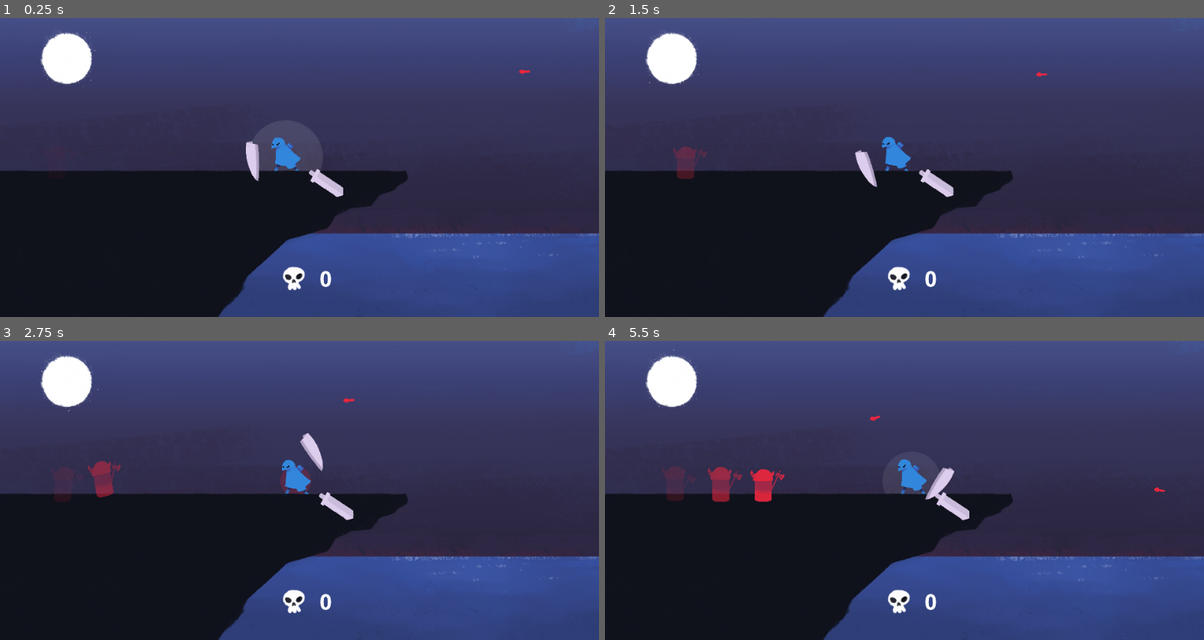
Above: before the commit, frames 1-4 (two rows, left to right).
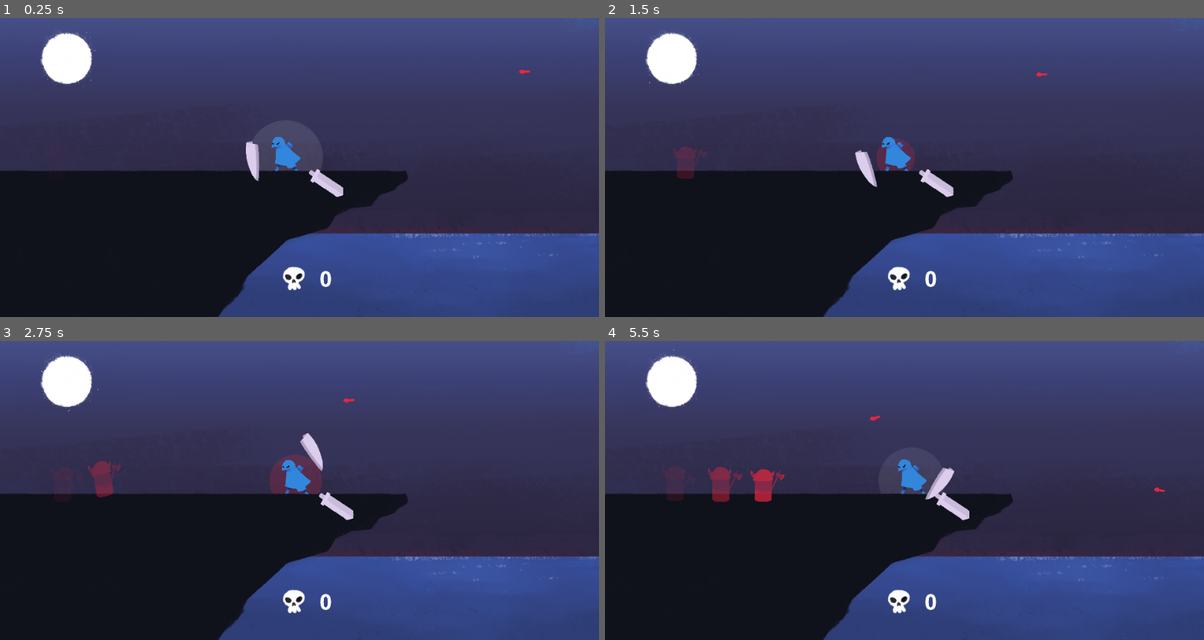
Above: after the commit, the same moments.

Repository: dannytaylor/ld50
Game: Godot game, scene res://300/Game-Danny.tscn
Two runs of this game, one before a commit and one after it. Both use one fixed random seed, a clock stepped at 60 frames per second and the inputs below. This scene is started directly instead of the project's main scene. The engine's default icon, where the game draws it, is replaced by a stand-in: a white triangle on a blue panel in a dark square.
Inputs (mouse positions are in pixels of both pictures, inside the frame that each line leads up to):
- Up to frame 1 (0.25 s): no input
- Up to frame 2 (1.5 s): move the mouse to (1036, 152) at 0.52 s; press the mouse at (1036, 152) at 0.53 s; move the mouse to (784, 182) at 1.27 s; release the mouse at (784, 182) at 1.28 s; right-click (784, 182) at 1.35 s
- Up to frame 3 (2.75 s): move the mouse to (359, 424) at 2.02 s; press the mouse at (359, 424) at 2.03 s
- Up to frame 4 (5.5 s): move the mouse to (874, 550) at 2.77 s; release the mouse at (874, 550) at 2.78 s; right-click (874, 550) at 2.85 s; move the mouse to (1084, 535) at 3.52 s; press the mouse at (1084, 535) at 3.53 s; move the mouse to (724, 445) at 4.27 s; release the mouse at (724, 445) at 4.28 s; right-click (724, 445) at 4.35 s; move the mouse to (934, 490) at 5.02 s; press the mouse at (934, 490) at 5.03 s

The runs differ from the first frame. In frame 1, less than 0.1% of the frame differs, in the area x 45-51%, y 39-52%; in frame 2, 0.3%; in frame 3, 0.5%, in the area x 16-54%, y 37-53%; in frame 4, 0.5%.
Error in both runs: Attempt to call function 'interpolate_property' in base 'null instance' on a null instance. (res://300/Player.gd:85)

Commit message:
fixed xtra kill point, enemy+stamina tweaks

Diff:
--- a/project/300/Enemy.gd
+++ b/project/300/Enemy.gd
@@ -15,11 +15,11 @@
 	unit_offset += walk_speed * delta
 
 	# alpha fade in/out on spawn/death
-	if not timer.is_stopped():
+	if not timer.is_stopped(): # fade out on death
 		alpha_mod -= delta/1.5
 		$EnemySprite.modulate = Color(1.0,1.0,1.0,alpha_mod)
-	elif alpha_mod < 1.0:
-		alpha_mod += delta/6.0
+	elif alpha_mod < 1.0: # fade in
+		alpha_mod += delta/8.0
 		$EnemySprite.modulate = Color(1.0,1.0,1.0,alpha_mod)
 	pass
 
@@ -33,6 +33,8 @@
 		$EnemySprite.play('death')
 		$DeathSound.play()
 		walk_speed = 0
+	else:
+		return false
 	timer.start(death_duration)
 	yield(timer, "timeout")
 	queue_free()
--- a/project/300/Game-Danny.tscn
+++ b/project/300/Game-Danny.tscn
@@ -443,7 +443,7 @@
 z_index = -1
 frames = SubResource( 31 )
 animation = "idle"
-frame = 6
+frame = 3
 playing = true
 
 [node name="StaminaIndicator" type="Sprite" parent="PlayerPath/Player"]
--- a/project/300/Player.gd
+++ b/project/300/Player.gd
@@ -14,7 +14,7 @@
 export(float) var stamina_regen = 30  # Per second
 export(float) var attack_cost = 35
 
-export(float) var stamina_scale_max = 0.3 # max scale of stamina indicator texture
+export(float) var stamina_scale_max = 0.15 # max scale of stamina indicator texture
 export(float) var stamina_alpha_max = 0.1
 
 var attack_lock = Mutex.new()
@@ -100,11 +100,11 @@
 			exhausted = false
 
 		# for stamina indicator appearance
-		var stamina_scale = stamina_scale_max * stamina/max_stamina
+		var stamina_scale = stamina_scale_max + stamina_scale_max * stamina/max_stamina
 		var stamina_alpha = stamina_alpha_max * stamina/max_stamina
 		$StaminaIndicator.scale = Vector2(stamina_scale,stamina_scale)
 		if exhausted:
-			$StaminaIndicator.modulate = Color(0.922, 0.152, 0.246,0.2)
+			$StaminaIndicator.modulate = Color(0.922, 0.152, 0.246,stamina_alpha_max*2)
 		else:
 			$StaminaIndicator.modulate = Color(1.0,1.0,1.0,stamina_alpha)
 
@@ -133,8 +133,9 @@
 
 func _on_Sword_area_entered(area):
 	print("Nice")
-	game.score += 1 # need to fix it so doesn't give extra point for hitting while dying
-	area.get_parent().die()
+	# only +1 on first hit, not on hitting while in death timer
+	if area.get_parent().die():
+		game.score += 1
 
 func _on_Hurtbox_area_entered(area):
 	print("You died")
@@ -144,8 +145,10 @@
 
 func _on_Special_area_entered(area):
 	print("Nice special")
-	game.score += 1
-	area.get_parent().die()
+
+	# only +1 on first hit, not on hitting while in death timer
+	if area.get_parent().die():
+		game.score += 1
 
 
 func _on_Area2D_area_entered(area):
